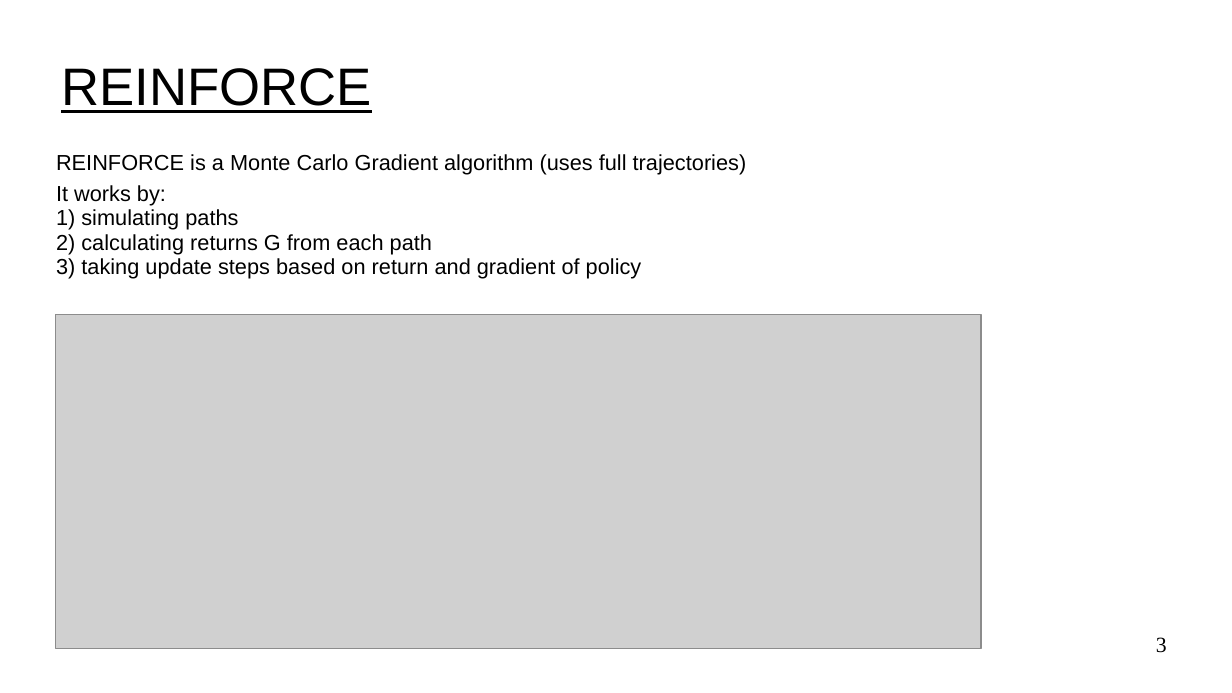
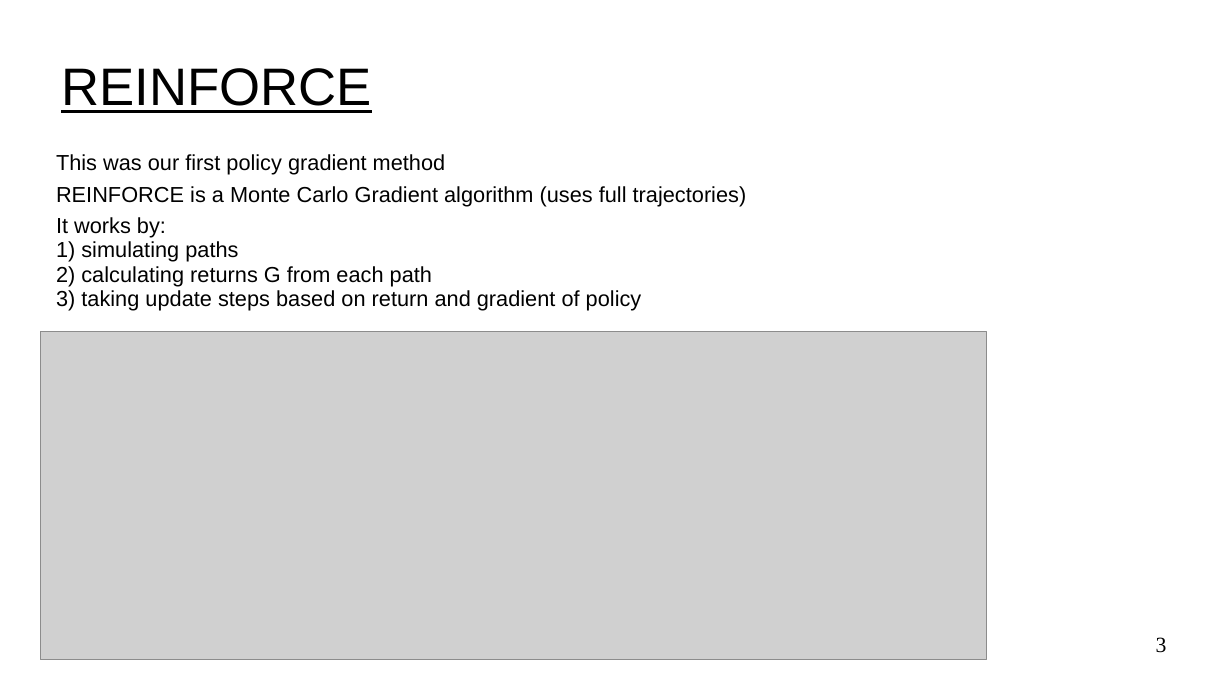
Before and after one commit to UVADS/reinforcement_learning, a slide deck: slide 3 of 08_policy_gradients_extensions/policy_gradients_extensions.ppt. Drawn at 1232x693 pixels with LibreOffice and Linux fonts; fonts in the diff are those of the drawing; grey boxes stand for pictures. Boxes give left, top, right and bottom in pixels: in the first picture for what was removed or moved away, otherwise in the second. Text is boxed around its words. In the diff, an @@ line names an element or a change of style, - is before the commit and + after.

Commit message:
added to policy gradient

```diff
--- a/08_policy_gradients_extensions/policy_gradients_extensions.ppt
+++ b/08_policy_gradients_extensions/policy_gradients_extensions.ppt
@@ text at box(56, 154, 446, 175): paragraph added @@
+This was our first policy gradient method
@@ picture: place and size @@
-picture at box(56, 315, 982, 648)
+picture at box(40, 332, 987, 661)
```
Also in this commit, not shown: 6 other slides changed, 3 slides added, 1 other file.
